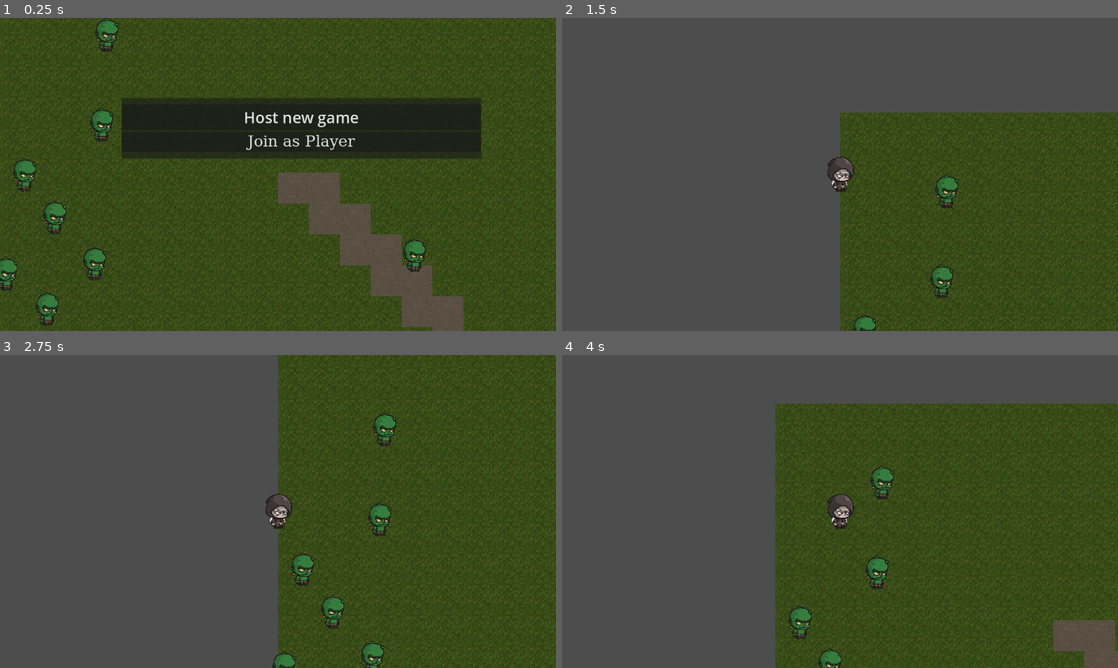
Above: before the commit, frames 1-4 (two rows, left to right).
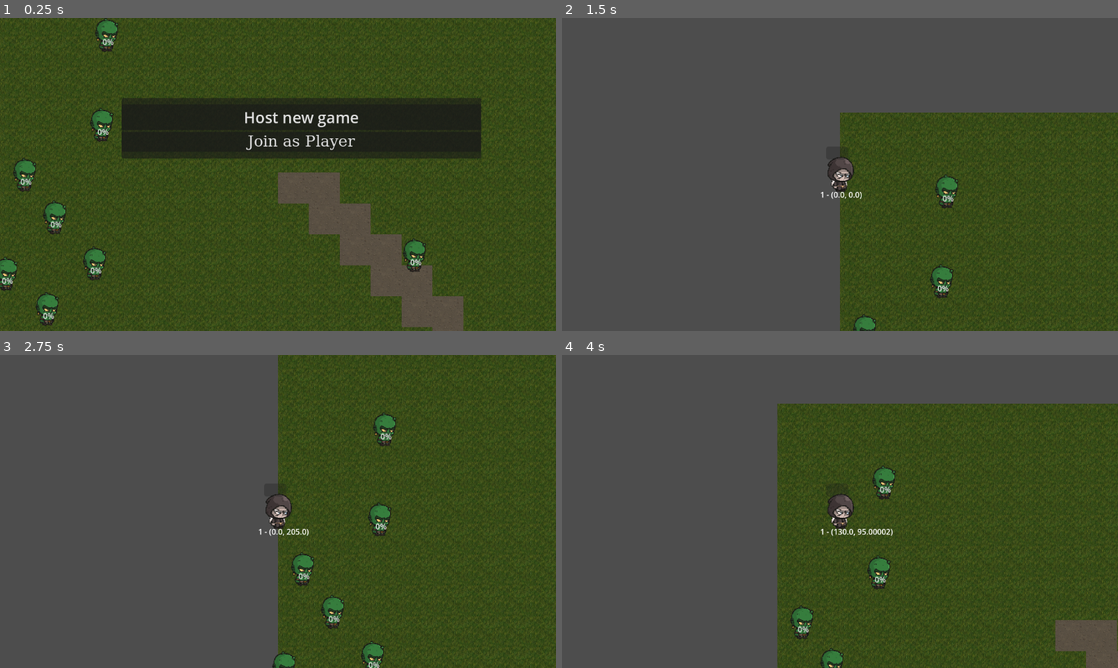
Above: after the commit, the same moments.

Repository: LucasJappert/moomoo-lan-party
Game: Godot game, scene res://scenes/game.tscn
Same seed, same stepped clock (60 frames per second), same inputs: the game is played once before the commit and once after it.
Inputs (mouse positions are in pixels of both pictures, inside the frame that each line leads up to):
- Up to frame 1 (0.25 s): no input
- Up to frame 2 (1.5 s): tap Enter at 0.5 s; move the mouse to (962, 158) at 0.52 s; hold D 0.53-1.25 s; click (962, 158) at 0.67 s; click "Host new game" at 1.25 s
- Up to frame 3 (2.75 s): tap Space at 2 s; move the mouse to (166, 527) at 2.02 s; hold S from 2.03 s (still down)
- Up to frame 4 (4 s): move the mouse to (895, 442) at 2.77 s; release S at 2.78 s; hold D 2.78-3.53 s; move the mouse to (812, 574) at 3.52 s; hold W from 3.53 s (still down); click (812, 574) at 3.67 s

The runs differ from the first frame. In frame 1, 0.3% of the frame differs, in the area x 0-76%, y 5-98%; in frame 2, 0.1%; in frame 3, 0.2%; in frame 4, 2.3%, in the area x 38-100%, y 15-100%.

Commit message:
test using test_move

Diff:
--- a/scenes/enemy_scene.tscn
+++ b/scenes/enemy_scene.tscn
@@ -24,3 +24,13 @@
 [node name="CollisionShape2D" type="CollisionShape2D" parent="."]
 scale = Vector2(0.203125, 0.203125)
 shape = SubResource("CircleShape2D_lne1l")
+
+[node name="HUD" type="Node2D" parent="."]
+
+[node name="HealthBar" type="ProgressBar" parent="HUD"]
+offset_right = 4.0
+offset_bottom = 27.0
+
+[node name="Label" type="Label" parent="HUD"]
+offset_right = 40.0
+offset_bottom = 23.0
--- a/scenes/player_scene.tscn
+++ b/scenes/player_scene.tscn
@@ -44,3 +44,20 @@
 
 [node name="Camera2D" type="Camera2D" parent="."]
 enabled = false
+
+[node name="HUD" type="Node2D" parent="."]
+
+[node name="HealthBar" type="ProgressBar" parent="HUD"]
+offset_left = -29.0
+offset_top = -58.0
+offset_right = 17.0
+offset_bottom = -31.0
+show_percentage = false
+
+[node name="Label" type="Label" parent="HUD"]
+offset_left = -41.0
+offset_top = 30.0
+offset_right = 41.0
+offset_bottom = 53.0
+text = "asdadas"
+horizontal_alignment = 1
--- a/scripts/enemy_scene.gd
+++ b/scripts/enemy_scene.gd
@@ -2,5 +2,5 @@
 
 func _ready():
     # No colisiona con su propia capa
-    collision_layer = 2
+    collision_layer = 1
     collision_mask = 1
--- a/scripts/player.gd
+++ b/scripts/player.gd
@@ -15,24 +15,35 @@
 func _ready():
 	# No colisiona con su propia capa
 	collision_layer = 1
-	collision_mask = 2 # solo colisiona con obstáculos/enemigos, no con otros jugadores
+	collision_mask = 1 # solo colisiona con obstáculos/enemigos, no con otros jugadores
 	if multiplayer.get_unique_id() == peer_id:
 		$Camera2D.enabled = true
 		$Camera2D.make_current()
 	else:
 		$Camera2D.enabled = false
 
+	$HUD/Label.text = str(peer_id)
+
+func _process(_delta):
+	$HUD/Label.text = str(peer_id) + " - " + str(position)
 
 func _physics_process(_delta):
 	_try_apply_movement_from_input(_delta)
 
-func _try_apply_movement_from_input(_delta):
-	if not multiplayer.is_server(): return
+func _try_apply_movement_from_input(delta):
+	if not multiplayer.is_server():
+		return
 
 	direction = %InputSynchronizer.direction
 
 	# Normalizar dirección para evitar movimiento más rápido en diagonal
 	velocity = direction.normalized() * speed
 
-	# Aplicar movimiento
+	var motion = velocity * delta
+
+	# 🔍 Primero comprobamos si podemos movernos SIN afectar físicamente a otros
+	if test_move(get_transform(), motion):
+		# Hay colisión → NO nos movemos
+		return
+
 	move_and_slide()
Not shown, added: images/image2.png.import
